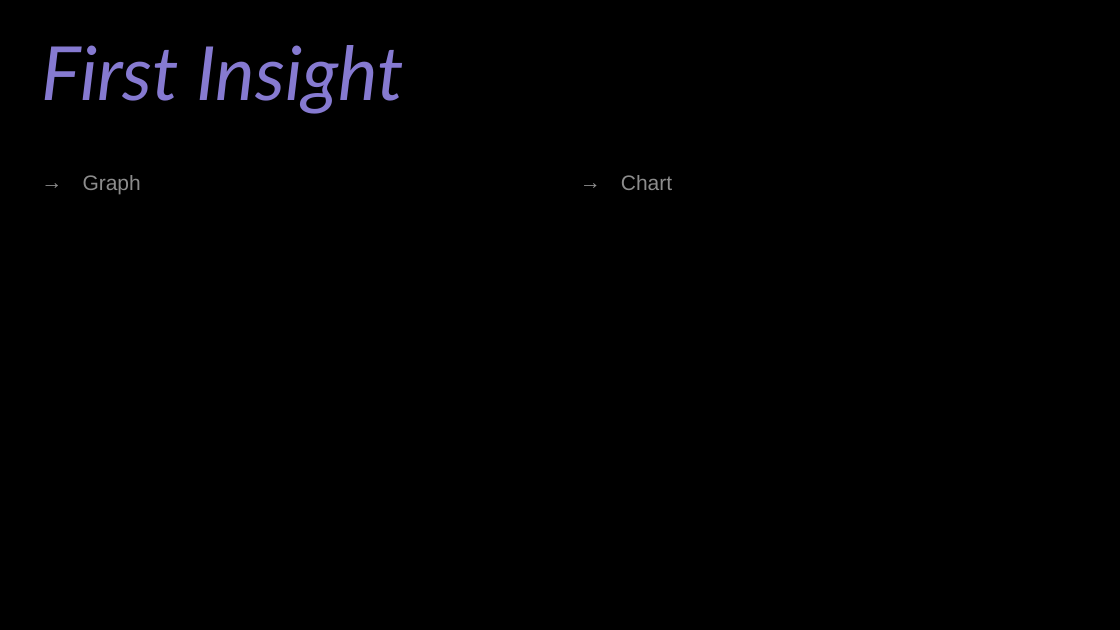
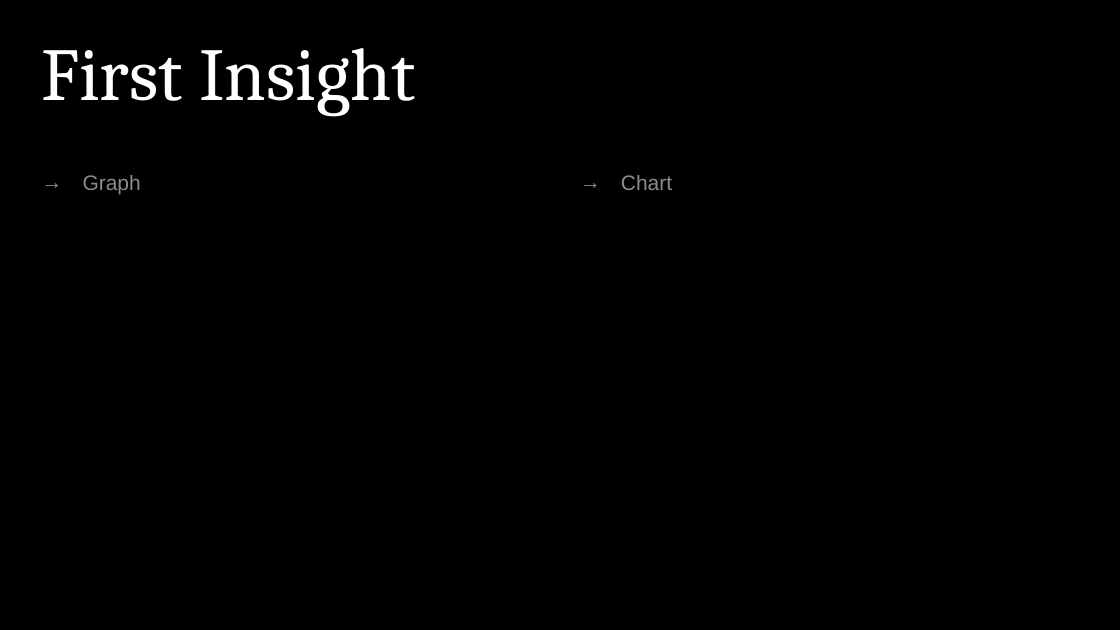
Before and after one commit to NickKasten/Kasmajonesattoni, a slide deck: slide 5 of Datathon_Presentation.pptx. Drawn at 1120x630 pixels with LibreOffice and Linux fonts; fonts in the diff are those of the drawing. Boxes give left, top, right and bottom in pixels: in the first picture for what was removed or moved away, otherwise in the second. Text is boxed around its words. In the diff, an @@ line names an element or a change of style, - is before the commit and + after.

```diff
--- a/Datathon_Presentation.pptx
+++ b/Datathon_Presentation.pptx
@@ title "First Insight" at box(41, 48, 416, 116): font Lato to Cambria, text colour #867AD1 to #FFFFFF, italic off @@
```
Also in this commit, not shown: 9 other slides changed, 1 other file.
